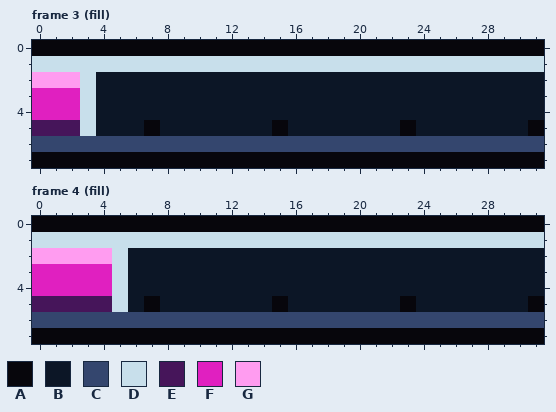
A pixel-art file gets an edit: projects/007_survivors/art/hud_xp.aseprite. The first picture shows the starting point.
32x8 pixels, 17 frames. Shown: frame 3 (fill), frame 4 (fill). The commit also changed other frames, which this record leaves out.
Palette (. is transparent): A #07060c  B #0c1626  C #34466e  D #c8dfeb  E #46155a  F #e020c0  G #ff9cf0
Pixels before, frame 3 (fill), first column x 0:
0 AAAAAAAAAAAAAAAAAAAAAAAAAAAAAAAA
1 DDDDDDDDDDDDDDDDDDDDDDDDDDDDDDDD
2 GGGDBBBBBBBBBBBBBBBBBBBBBBBBBBBB
3 FFFDBBBBBBBBBBBBBBBBBBBBBBBBBBBB
4 FFFDBBBBBBBBBBBBBBBBBBBBBBBBBBBB
5 EEEDBBBABBBBBBBABBBBBBBABBBBBBBA
6 CCCCCCCCCCCCCCCCCCCCCCCCCCCCCCCC
7 AAAAAAAAAAAAAAAAAAAAAAAAAAAAAAAA
Pixels before, frame 4 (fill), first column x 0:
0 AAAAAAAAAAAAAAAAAAAAAAAAAAAAAAAA
1 DDDDDDDDDDDDDDDDDDDDDDDDDDDDDDDD
2 GGGGGDBBBBBBBBBBBBBBBBBBBBBBBBBB
3 FFFFFDBBBBBBBBBBBBBBBBBBBBBBBBBB
4 FFFFFDBBBBBBBBBBBBBBBBBBBBBBBBBB
5 EEEEEDBABBBBBBBABBBBBBBABBBBBBBA
6 CCCCCCCCCCCCCCCCCCCCCCCCCCCCCCCC
7 AAAAAAAAAAAAAAAAAAAAAAAAAAAAAAAA
After the commit:
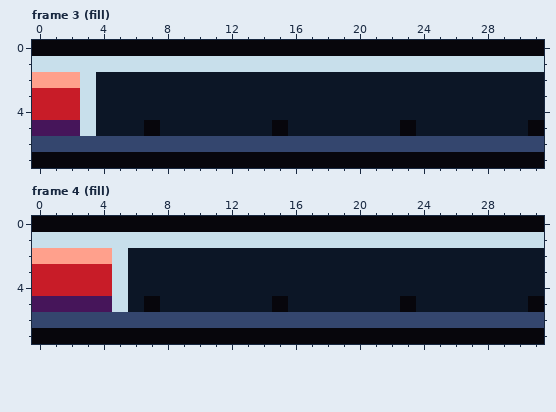
Diff:
{"colour":"F","old":"#e020c0","new":"#c81c28"}
{"colour":"G","old":"#ff9cf0","new":"#ffa08c"}
{"label":"changed","picture_box":[32,72,80,120]}
{"label":"changed","picture_box":[32,248,112,296]}
